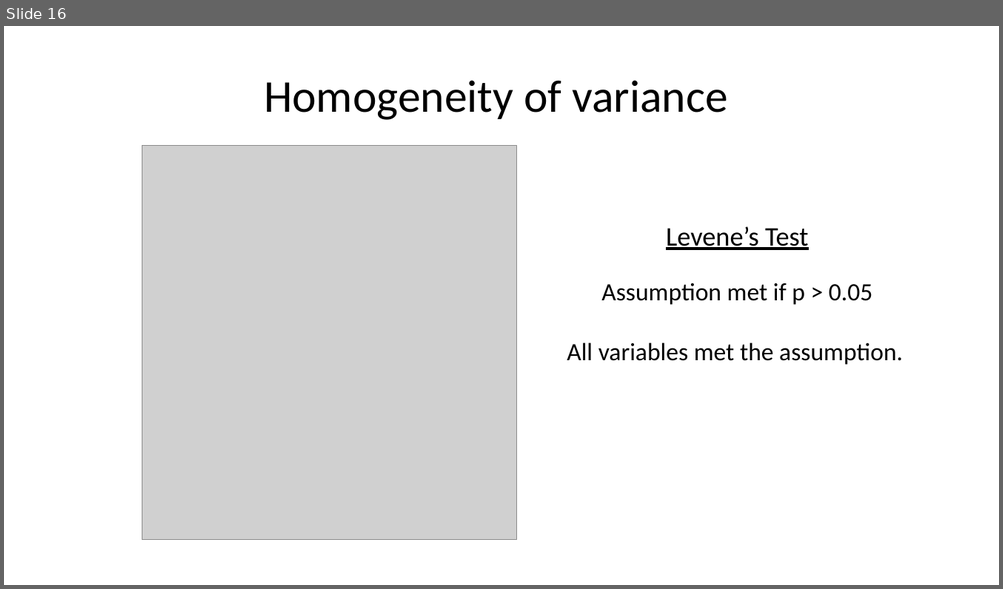
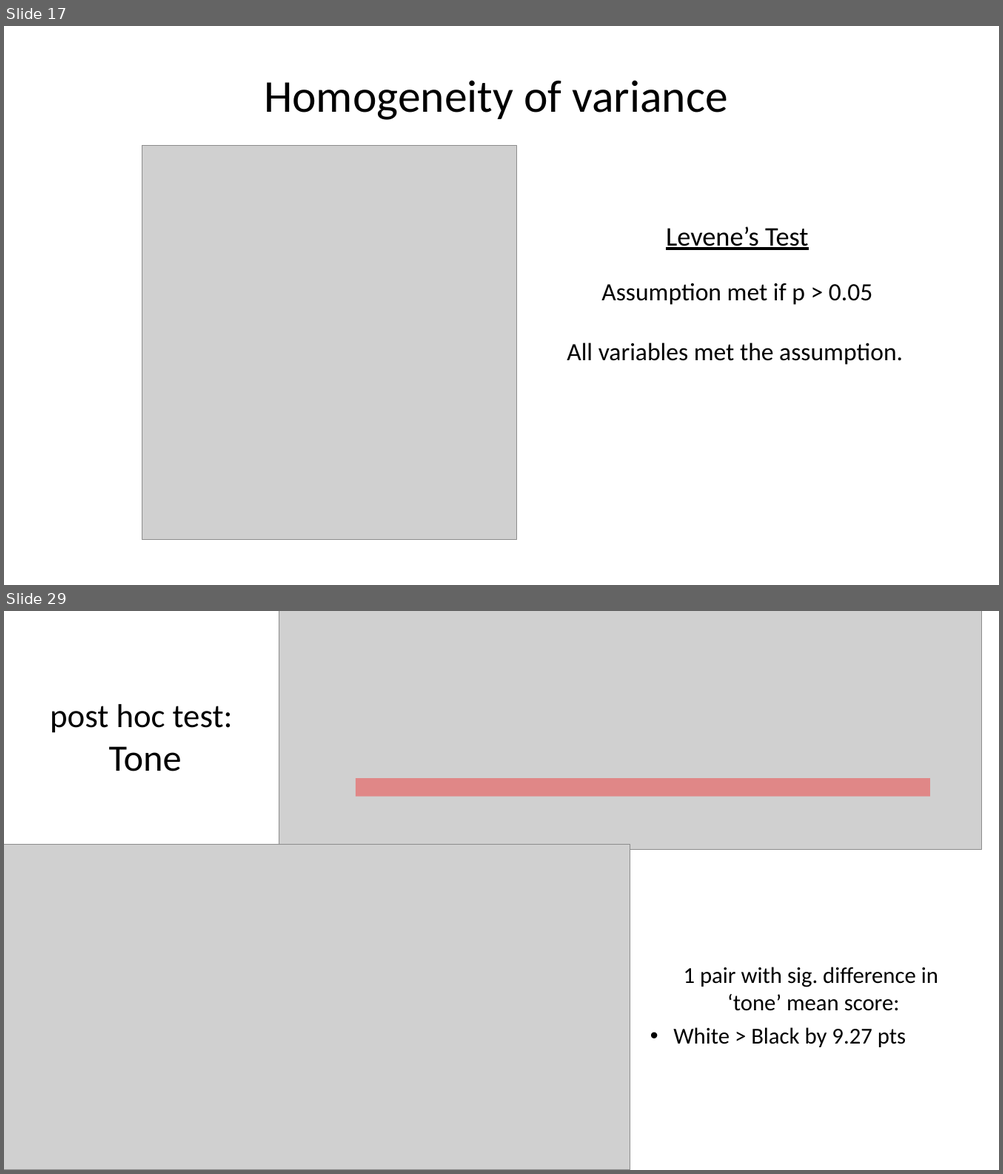
Before and after one commit to tiffanydho/ENT_research, a slide deck: ERAS_Linguistics/ERAS_race_report.pptx. Shown one above the other, each under a label of ours: slide 16 before the commit, slides 17 and 29 after it; the slides between them are not shown. The pictures are 1003x589 and 1003x1174 pixels, drawn with LibreOffice and Linux fonts; fonts in the diff are those of the drawing; grey boxes stand for pictures. Boxes give left, top, right and bottom in pixels: in the first picture for what was removed or moved away, otherwise in the second. Text is boxed around its words. In the diff, an @@ line names an element or a change of style, - is before the commit and + after.

```diff
--- a/ERAS_Linguistics/ERAS_race_report.pptx
+++ b/ERAS_Linguistics/ERAS_race_report.pptx
@@ slide 29 added at bbox=[4, 611, 999, 1170], background #FFFFFF @@
@@ picture added at bbox=[279, 611, 982, 850] @@
@@ text added at bbox=[50, 704, 233, 772], 32 pt, text #000000 @@
+post hoc test:
+Tone
@@ rectangle added at bbox=[356, 778, 930, 796], fill #FF0000 at 35% opacity @@
@@ picture added at bbox=[4, 845, 630, 1170] @@
@@ text added at bbox=[673, 967, 938, 1048], 22 pt, text #000000 @@
+1 pair with sig. difference in
+‘tone’ mean score:
+• White > Black by 9.27 pts
@@ what was slide 16 is now slide 17 @@
```
Also in this commit, not shown: 9 slides changed, 37 other slides added, 1 slide removed, 6 other files.
